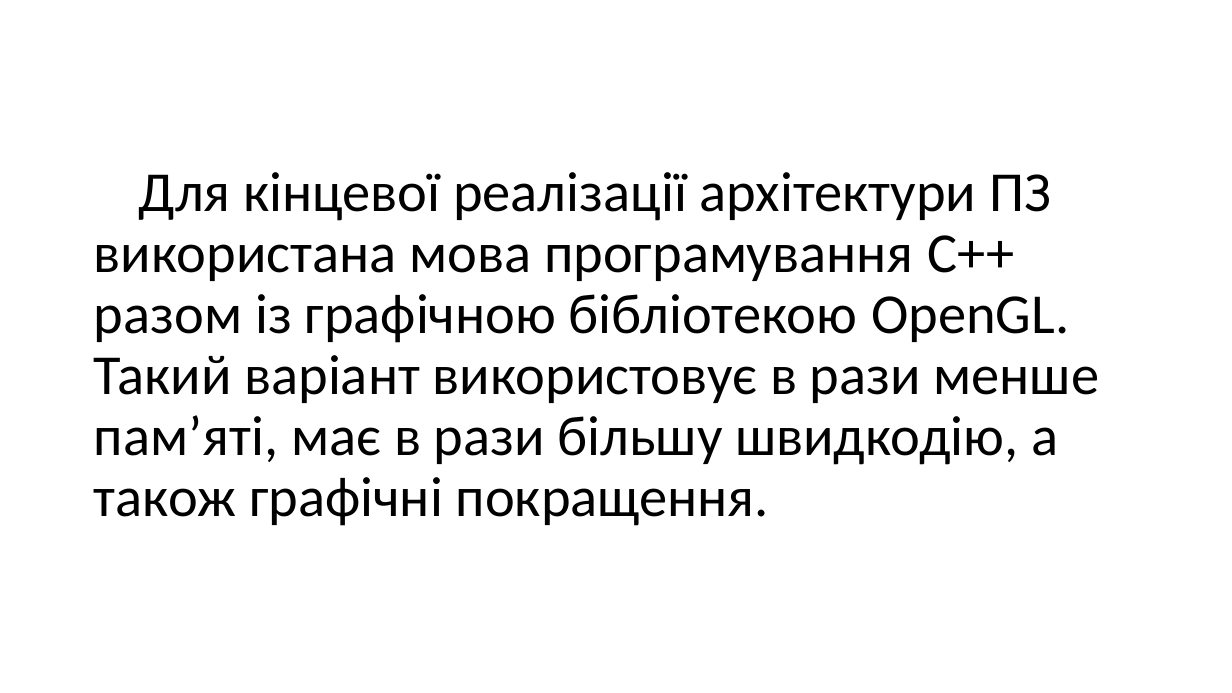
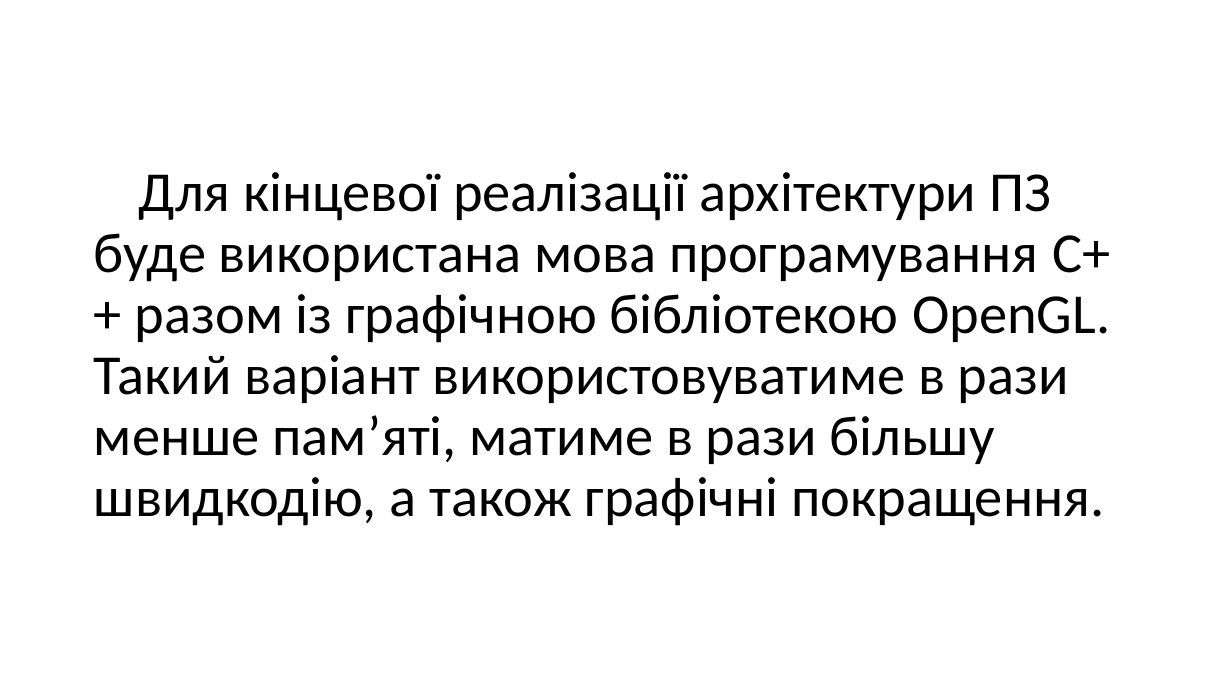
Before and after one commit to maldenol/spacepioneers, a slide deck: slide 5 of МАНУ2020.pptx. Drawn at 1232x693 pixels with LibreOffice and Linux fonts; fonts in the diff are those of the drawing; background and template pictures are left out. Boxes give left, top, right and bottom in pixels: in the first picture for what was removed or moved away, otherwise in the second. Text is boxed around its words. In the diff, an @@ line names an element or a change of style, - is before the commit and + after.

```diff
--- a/МАНУ2020.pptx
+++ b/МАНУ2020.pptx
@@ title at <box>94,172,1111,526</box>: text changed @@
-Для кінцевої реалізації архітектури ПЗ використана мова програмування C++ разом із графічною бібліотекою OpenGL. Такий варіант використовує в рази менше пам’яті, має в рази більшу швидкодію, а також графічні покращення.
+Для кінцевої реалізації архітектури ПЗ буде використана мова програмування C++ разом із графічною бібліотекою OpenGL. Такий варіант використовуватиме в рази менше пам’яті, матиме в рази більшу швидкодію, а також графічні покращення.
```
Also in this commit, not shown: 3 other slides changed, 1 slide removed, 1 other file.
